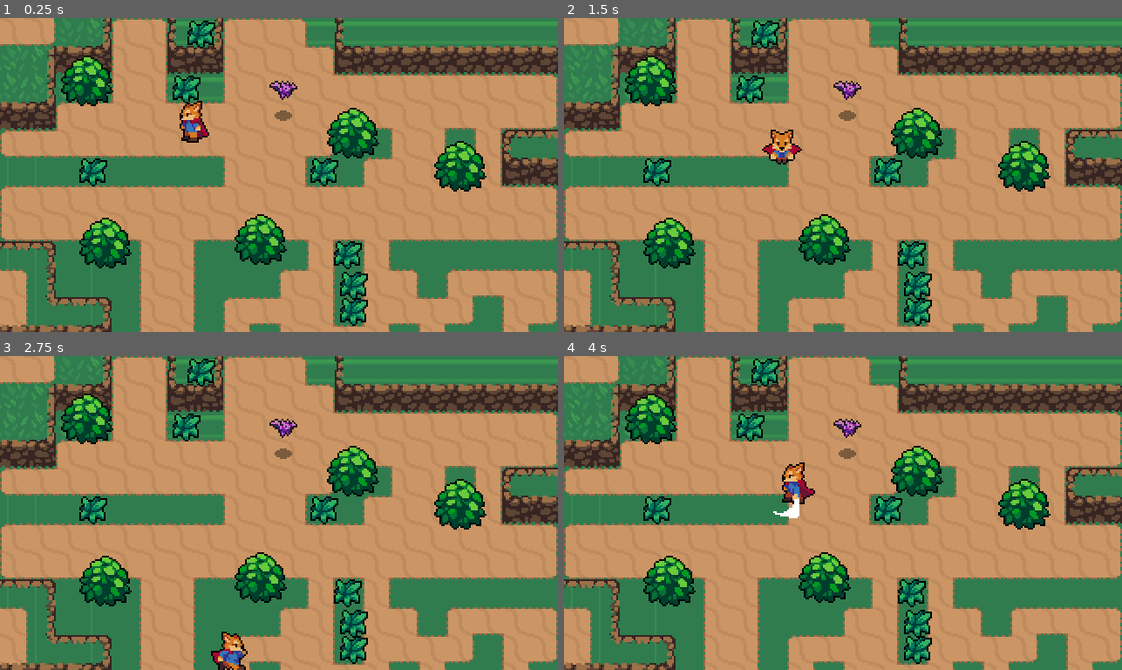
Above: before the commit, frames 1-4 (two rows, left to right).
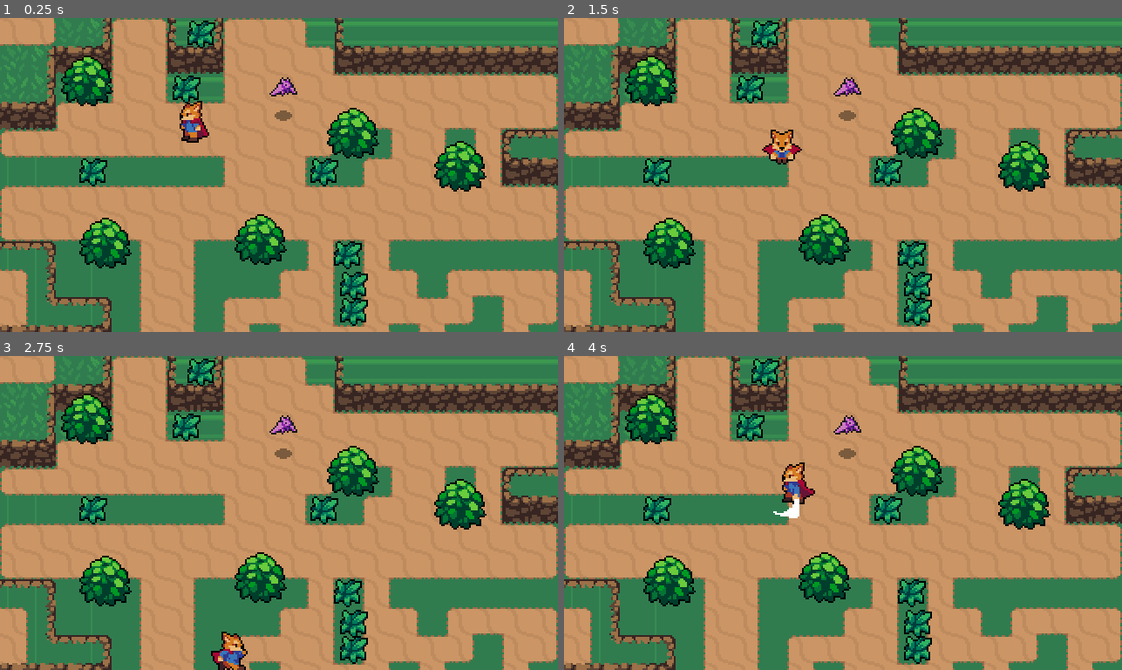
Above: after the commit, the same moments.

Repository: Sir-Danksalot/ActionRPG
Game: Godot game, scene res://Environment/World/World.tscn
The game is run twice, just before and just after one commit, with the same random seed, the same clock (stepped at 60 frames per second) and the same inputs.
Inputs:
- Up to frame 1 (0.25 s): no input
- Up to frame 2 (1.5 s): tap Enter at 0.5 s; hold Right (ui_right) 0.53-1.28 s; tap Space (attack) at 0.6 s; hold Down (ui_down) from 1.28 s (still down); tap Shift (roll) at 1.35 s
- Up to frame 3 (2.75 s): release Down (ui_down) at 2.03 s; hold Right (ui_right) from 2.03 s (still down); tap Space (attack) at 2.1 s
- Up to frame 4 (4 s): release Right (ui_right) at 2.78 s; hold Up (ui_up) 2.78-3.53 s; tap Shift (roll) at 2.85 s; hold Left (ui_left) from 3.53 s (still down); tap Space (attack) at 3.6 s

The runs differ from the first frame. In frame 1, 0.2% of the frame differs, in the area x 48-54%, y 18-27%; in frame 2, 0.2%; in frame 3, 0.2%; in frame 4, 0.2%.
Error after the commit: Invalid call. Nonexistent function '_set_playing' in base 'AnimatedSprite'. (res://Enemies/Bat/Bat.gd:21)

Commit message:
Been a GoodBoye and replaced all the child attribute assignments with setter function calls.

Diff:
--- a/Enemies/Bat/Bat.gd
+++ b/Enemies/Bat/Bat.gd
@@ -16,8 +16,10 @@
 onready var bodyStats = $BodyStats
 # Called when the node enters the scene tree for the first time.
 func _ready():
-	animSprite.visible = true
-	shadSprite.visible = true
+	animSprite.set_animation("Fly")
+	animSprite.set_visible(true)
+	animSprite._set_playing(true)
+	shadSprite.set_visible(true)
 
 
 # Called every frame. 'delta' is the elapsed time since the previous frame.
--- a/Enemies/Bat/Bat.tscn
+++ b/Enemies/Bat/Bat.tscn
@@ -33,7 +33,7 @@
 animations = [ {
 "frames": [ SubResource( 2 ), SubResource( 3 ), SubResource( 4 ), SubResource( 5 ), SubResource( 6 ) ],
 "loop": true,
-"name": "default",
+"name": "Fly",
 "speed": 10.0
 } ]
 
@@ -52,7 +52,7 @@
 
 [node name="AnimatedSprite" type="AnimatedSprite" parent="."]
 frames = SubResource( 7 )
-frame = 3
+animation = "Fly"
 offset = Vector2( 0, -12 )
 
 [node name="ShadowSprite" type="Sprite" parent="."]
--- a/Environment/Grass/Grass.gd
+++ b/Environment/Grass/Grass.gd
@@ -9,8 +9,8 @@
 
 # Called when the node enters the scene tree for the first time.
 func _ready():
-	animatedSprite.visible = false
-	sprite.visible = true
+	animatedSprite.set_visible(false)
+	sprite.set_visible(true)
 	pass # Replace with function body.
 
 # Called every frame. 'delta' is the elapsed time since the previous frame.
@@ -21,7 +21,7 @@
 	queue_free() # Replace with function body.
 
 func _on_Grass_area_entered(_area):
-	sprite.visible = false
-	animatedSprite.frame = 0
-	animatedSprite.visible = true
+	sprite.set_visible(false)
+	animatedSprite.set_frame(0)
+	animatedSprite.set_visible(true)
 	animatedSprite.play("decay")
--- a/Player/Player.gd
+++ b/Player/Player.gd
@@ -30,8 +30,8 @@
 
 # Called when the node enters the scene tree for the first time.
 func _ready():
-	animationTree.active = true # Replace with function body.
-	meleeCollisionShape.disabled = true
+	animationTree.set_active(true) # Replace with function body.
+	meleeCollisionShape.set_disabled(true)
 
 # Called every frame. 'delta' is the elapsed time since the previous frame.
 #func _process(delta):
